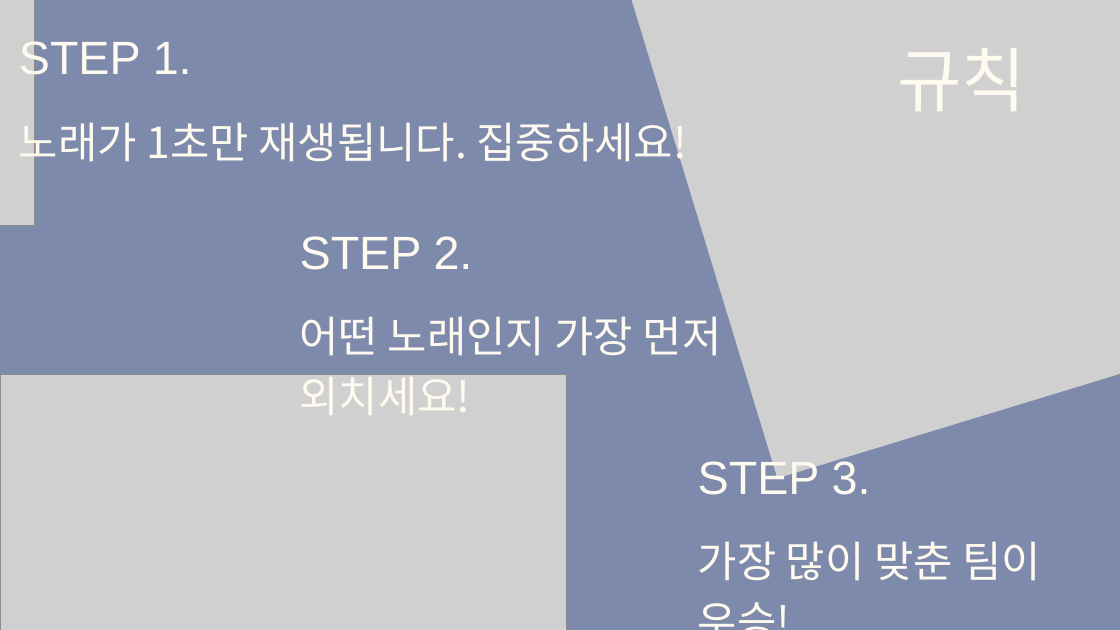
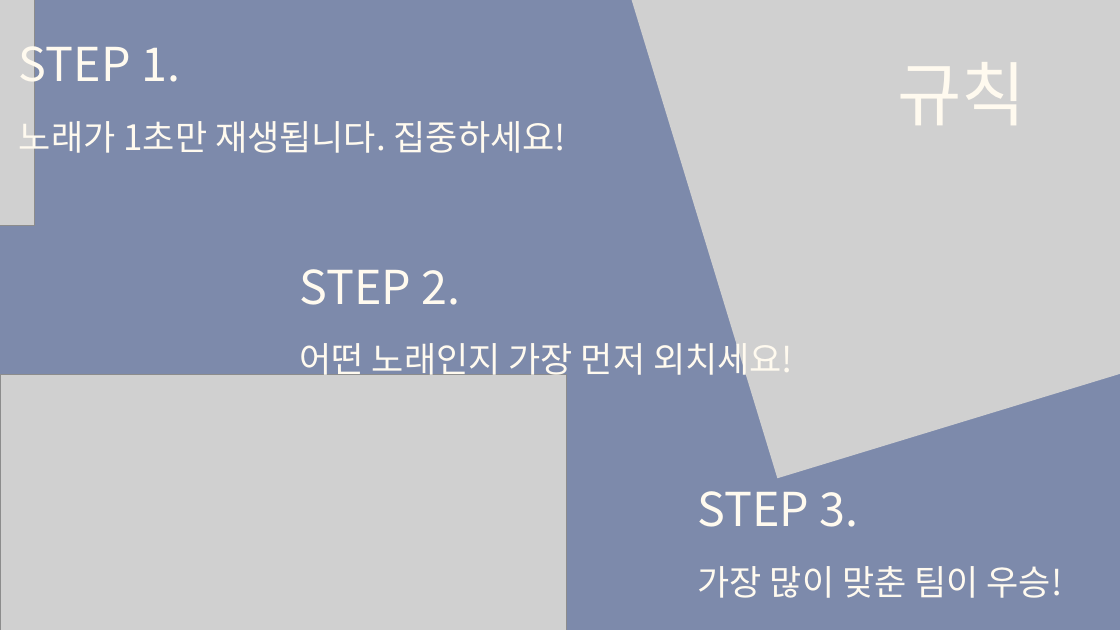
Before and after one commit to tkdgns25300/sunday_play, a slide deck: slide 2 of public/downloads/games/one-second-song/rules.pptx. Drawn at 1120x630 pixels with LibreOffice and Linux fonts; fonts in the diff are those of the drawing; grey boxes stand for pictures. Boxes give left, top, right and bottom in pixels: in the first picture for what was removed or moved away, otherwise in the second. Text is boxed around its words. In the diff, an @@ line names an element or a change of style, - is before the commit and + after.

```diff
--- a/public/downloads/games/one-second-song/rules.pptx
+++ b/public/downloads/games/one-second-song/rules.pptx
@@ text "규칙": place and size @@
-text "규칙" at <box>897,48,1026,111</box>
+text "규칙" at <box>897,62,1026,125</box>
@@ font Arial to Noto Sans CJK KR in 4 elements at <box>19,33,180,93</box>, <box>897,62,1026,125</box>, <box>698,491,859,527</box>, <box>300,269,461,305</box> @@
@@ text "STEP 2.": place and size @@
-text "STEP 2." at <box>300,236,473,270</box>
+text "STEP 2." at <box>300,269,461,305</box>
@@ size 55 to 45 pt; line spacing 77pt to 63pt in 3 elements at <box>19,115,566,160</box>, <box>698,566,1063,598</box>, <box>300,337,793,382</box> @@
@@ text "어떤 노래인지 가장 먼저 외치세요!": place and size @@
-text "어떤 노래인지 가장 먼저 외치세요!" at <box>300,316,722,415</box>
+text "어떤 노래인지 가장 먼저 외치세요!" at <box>300,337,793,382</box>
@@ text "STEP 3.": place and size @@
-text "STEP 3." at <box>698,457,871,495</box>
+text "STEP 3." at <box>698,491,859,527</box>
@@ text "가장 많이 맞춘 팀이 우승!": place and size @@
-text "가장 많이 맞춘 팀이 우승!" at <box>698,541,1041,581</box>
+text "가장 많이 맞춘 팀이 우승!" at <box>698,566,1063,598</box>
```
Also in this commit, not shown: 4 other slides changed, 3 other files.
